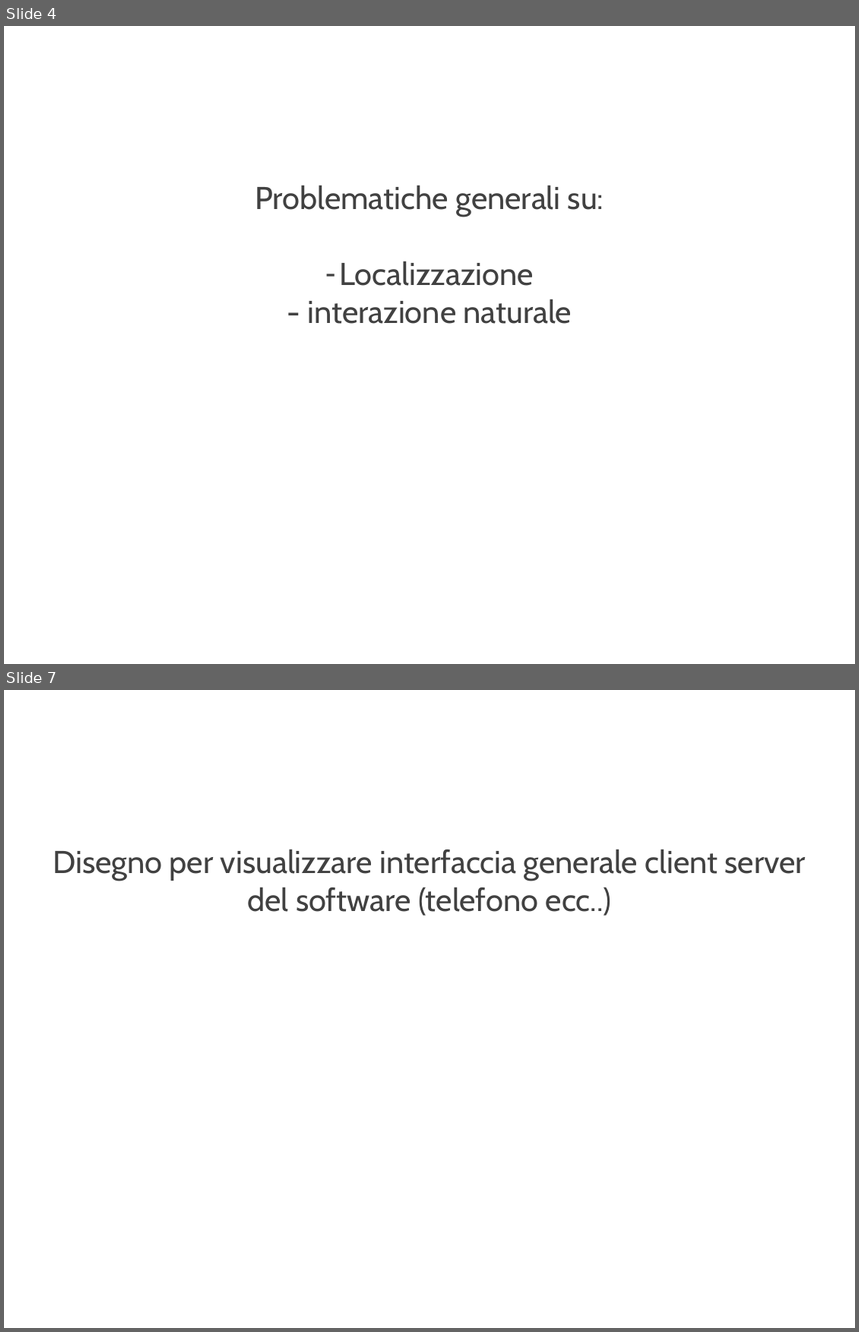
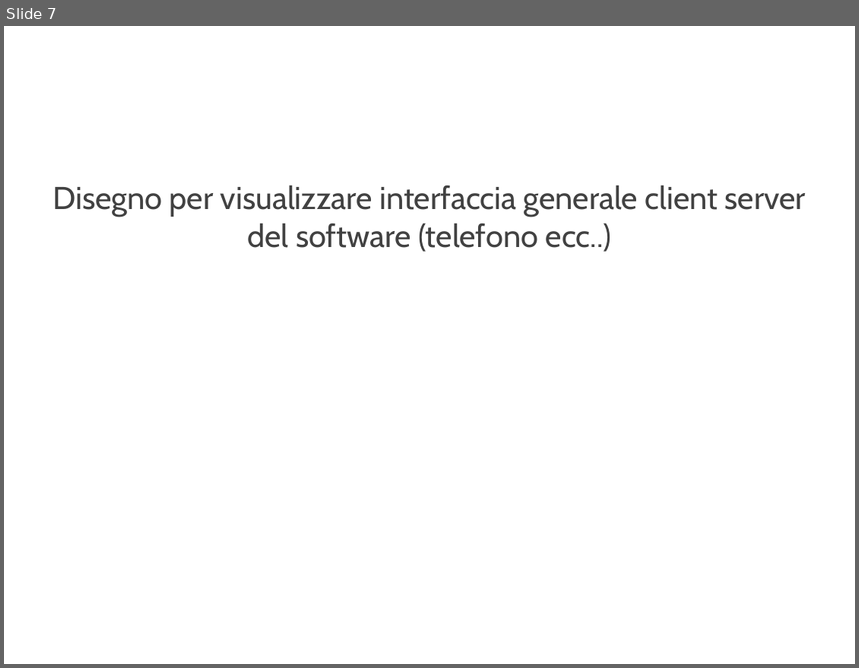
Before and after one commit to delchiaro/beaconav, a slide deck: documentation/presentazione.ppt. Shown one above the other, each under a label of ours: slides 4 and 7 before the commit, slide 7 after it; the slides between them are not shown. The pictures are 859x1332 and 859x668 pixels, drawn with LibreOffice and Linux fonts; fonts in the diff are those of the drawing; background and template pictures are left out. Boxes give left, top, right and bottom in pixels: in the first picture for what was removed or moved away, otherwise in the second. Text is boxed around its words. In the diff, an @@ line names an element or a change of style, - is before the commit and + after.

```diff
--- a/documentation/presentazione.ppt
+++ b/documentation/presentazione.ppt
@@ slide 4 removed at [4,26,855,664], background picture (left out) @@
@@ text removed at [255,186,604,324] @@
-Problematiche generali su:
-– Localizzazione
-- interazione naturale
```
Also in this commit, not shown: 3 slides changed, 2 slides added, 2 other slides removed.
